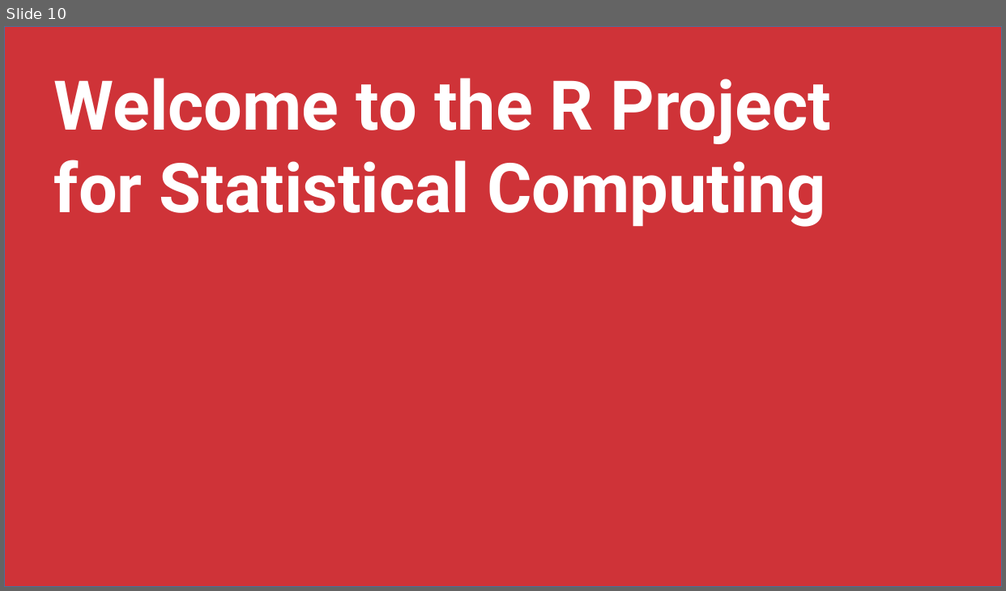
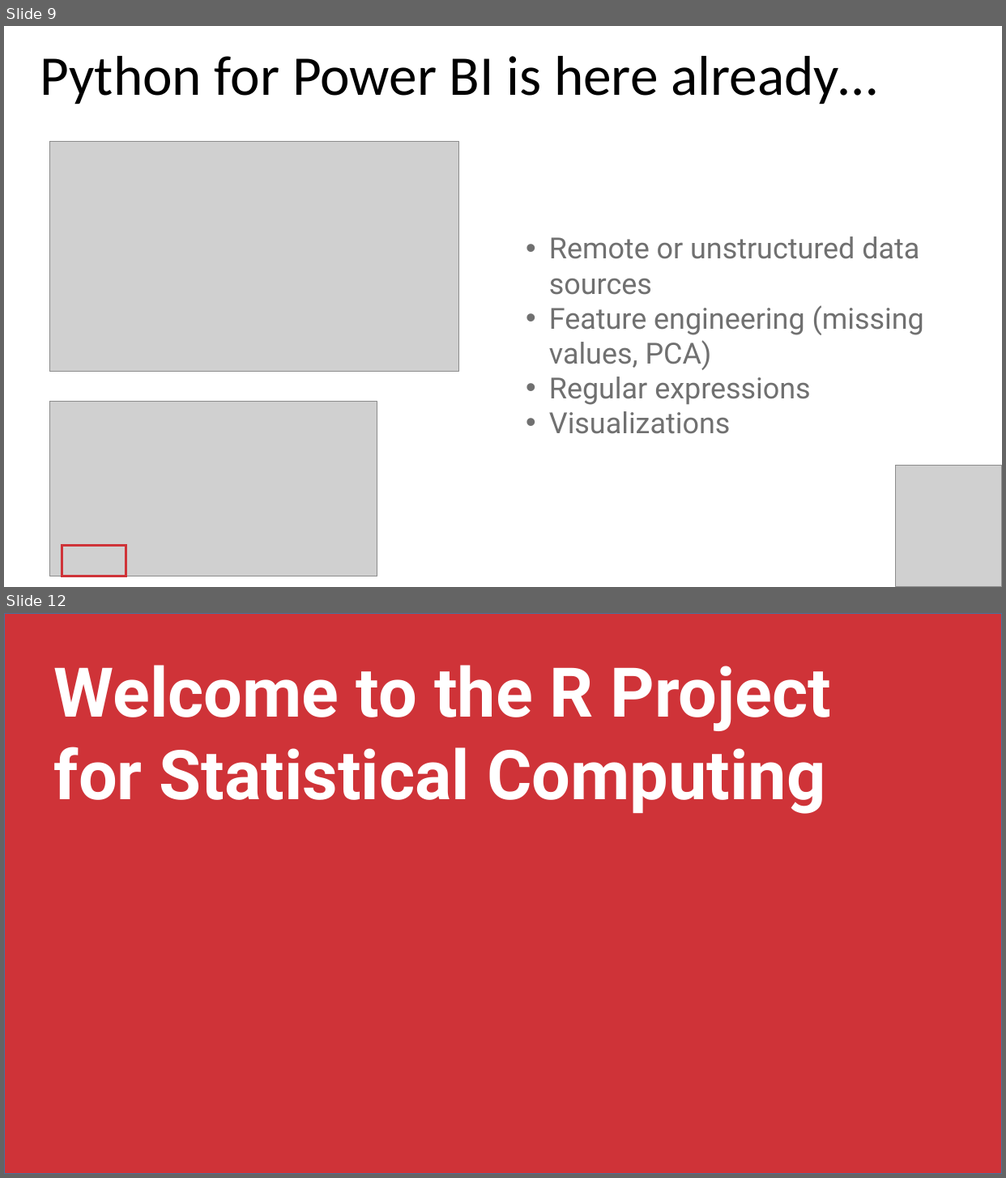
Before and after one commit to stringfestdata/rmb-aina-meetup, a slide deck: rmb-aina-meetup.pptx. Shown one above the other, each under a label of ours: slide 10 before the commit, slides 9 and 12 after it; the slides between them are not shown. The pictures are 1006x591 and 1006x1178 pixels, drawn with LibreOffice and Linux fonts; fonts in the diff are those of the drawing; grey boxes stand for pictures. Boxes give left, top, right and bottom in pixels: in the first picture for what was removed or moved away, otherwise in the second. Text is boxed around its words. In the diff, an @@ line names an element or a change of style, - is before the commit and + after.

```diff
--- a/rmb-aina-meetup.pptx
+++ b/rmb-aina-meetup.pptx
@@ slide 9 added at [4,26,1002,587], background #FFFFFF @@
@@ text added at [40,56,877,105], 54 pt, text #000000 @@
+Python for Power BI is here already…
@@ picture added at [50,141,459,371] @@
@@ text added at [549,237,924,434], 28 pt, text #707070 @@
+• Remote or unstructured data sources
+• Feature engineering (missing values, PCA)
+• Regular expressions
+• Visualizations
@@ picture added at [50,402,377,577] @@
@@ picture added at [896,466,1002,587] @@
@@ rectangle added at [62,545,126,577], outline #CF3338 2.25 pt @@
@@ what was slide 10 is now slide 12 @@
```
Also in this commit, not shown: 4 slides changed, 6 other slides added, 19 slides removed, 9 other files.
